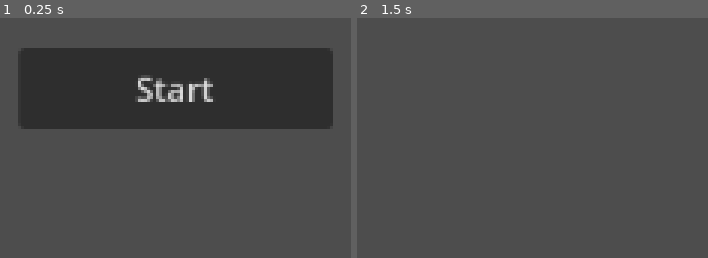
Above: before the commit, frames 1-2 (left to right).
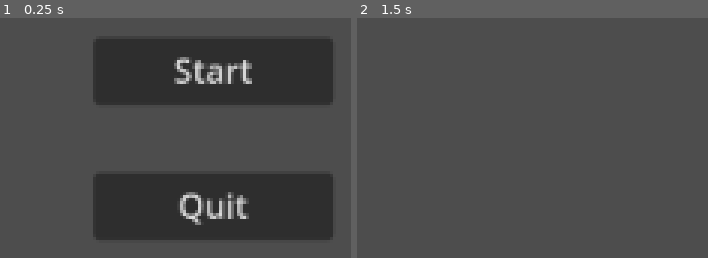
Above: after the commit, the same moments.

Repository: boswotcher/game-jam-07-2024
Game: Godot game, scene res://Scenes/title_screen.tscn
Two runs of this game, one before a commit and one after it. Both use one fixed random seed, a clock stepped at 60 frames per second and the inputs below.
Inputs:
- Up to frame 1 (0.25 s): no input
- Up to frame 2 (1.5 s): click "Start" at 0.5 s; tap Enter at 1.25 s

The runs differ from the first frame. In frame 1, 37% of the frame differs, in the area x 5-95%, y 8-93%; in frame 2, nothing differs.

Commit message:
Added quit button

Diff:
--- a/Scenes/title_screen.tscn
+++ b/Scenes/title_screen.tscn
@@ -11,12 +11,28 @@
 grow_vertical = 2
 
 [node name="Start Button" type="Button" parent="."]
-layout_mode = 0
-offset_left = 482.0
-offset_top = 280.0
-offset_right = 633.0
-offset_bottom = 319.0
+layout_mode = 1
+anchors_preset = -1
+anchor_left = 0.45
+anchor_top = 0.425
+anchor_right = 0.55
+anchor_bottom = 0.475
+grow_vertical = 2
 text = "Start"
 script = ExtResource("1_lupbs")
 
+[node name="QuitButton" type="Button" parent="."]
+layout_mode = 1
+anchors_preset = -1
+anchor_left = 0.45
+anchor_top = 0.525
+anchor_right = 0.55
+anchor_bottom = 0.575
+grow_horizontal = 2
+grow_vertical = 0
+text = "Quit"
+script = ExtResource("1_lupbs")
+
 [connection signal="pressed" from="Start Button" to="Start Button" method="_on_pressed"]
+[connection signal="pressed" from="QuitButton" to="Start Button" method="_on_quit_button_pressed"]
+[connection signal="pressed" from="QuitButton" to="QuitButton" method="_on_pressed"]
--- a/Scripts/TitleScreen.gd
+++ b/Scripts/TitleScreen.gd
@@ -1,5 +1,8 @@
 extends Control
 
+func _on_quit_button_pressed():
+	get_tree().quit()
+	pass # Replace with function body.
 
 
 func _on_pressed():
